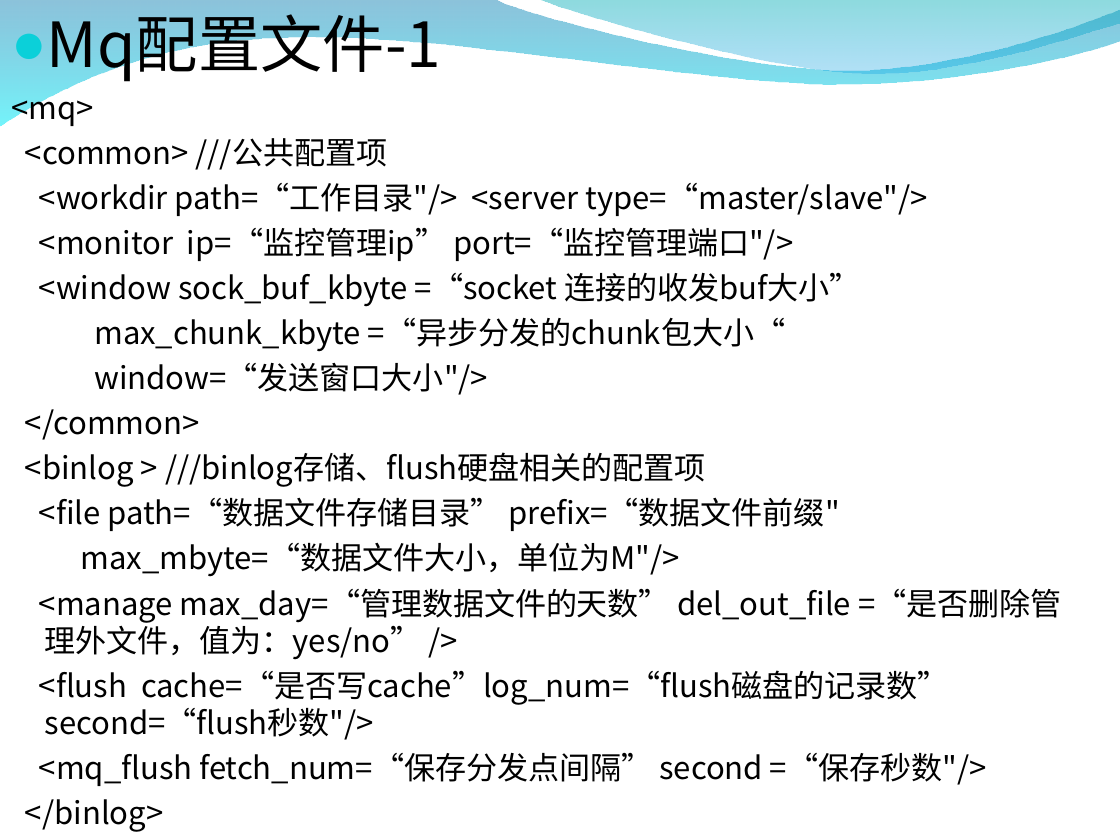
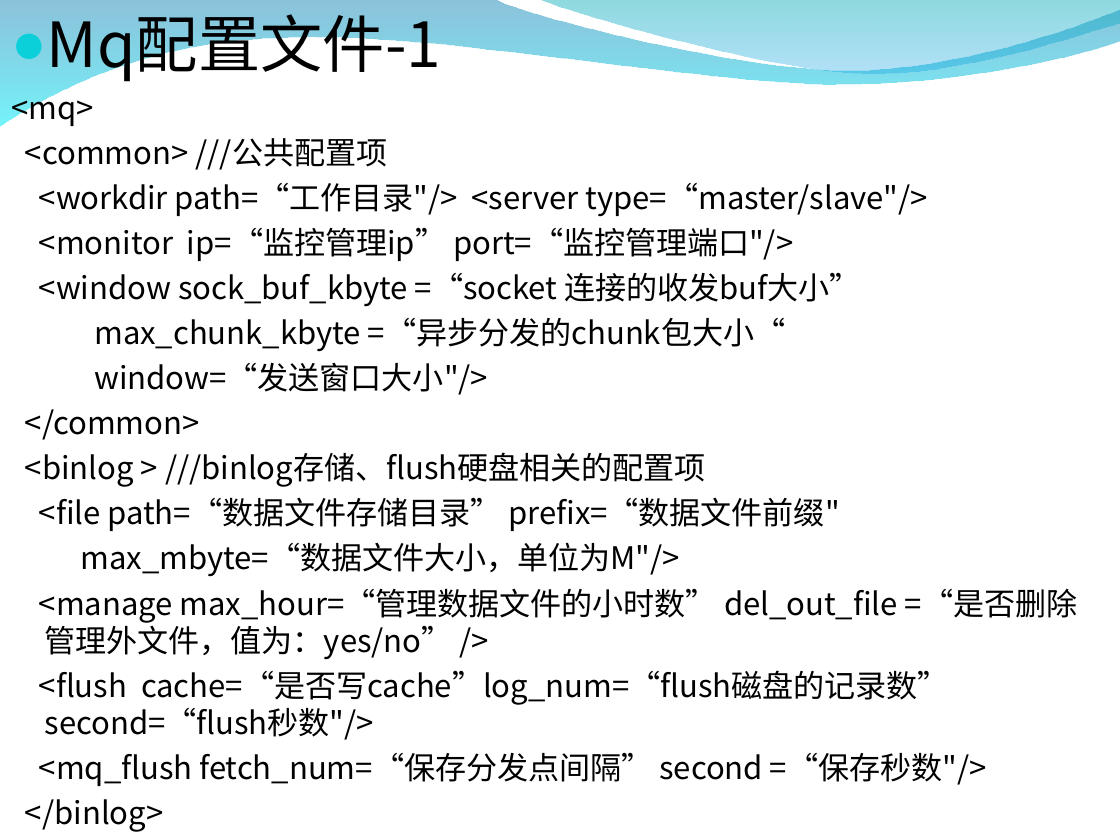
Before and after one commit to zxf1864/cwinux-mq, a slide deck: slide 9 of mq/doc/mq_introduce.ppt. Drawn at 1120x840 pixels with LibreOffice and Linux fonts; fonts in the diff are those of the drawing; background and template pictures are left out. Boxes give left, top, right and bottom in pixels: in the first picture for what was removed or moved away, otherwise in the second. Text is boxed around its words. In the diff, an @@ line names an element or a change of style, - is before the commit and + after.

```diff
--- a/mq/doc/mq_introduce.ppt
+++ b/mq/doc/mq_introduce.ppt
@@ text at [39,588,1077,660]: text changed @@
-<manage max_day=“管理数据文件的天数” del_out_file =“是否删除管理外文件，值为：yes/no” />
+<manage max_hour=“管理数据文件的小时数” del_out_file =“是否删除管理外文件，值为：yes/no” />
```
